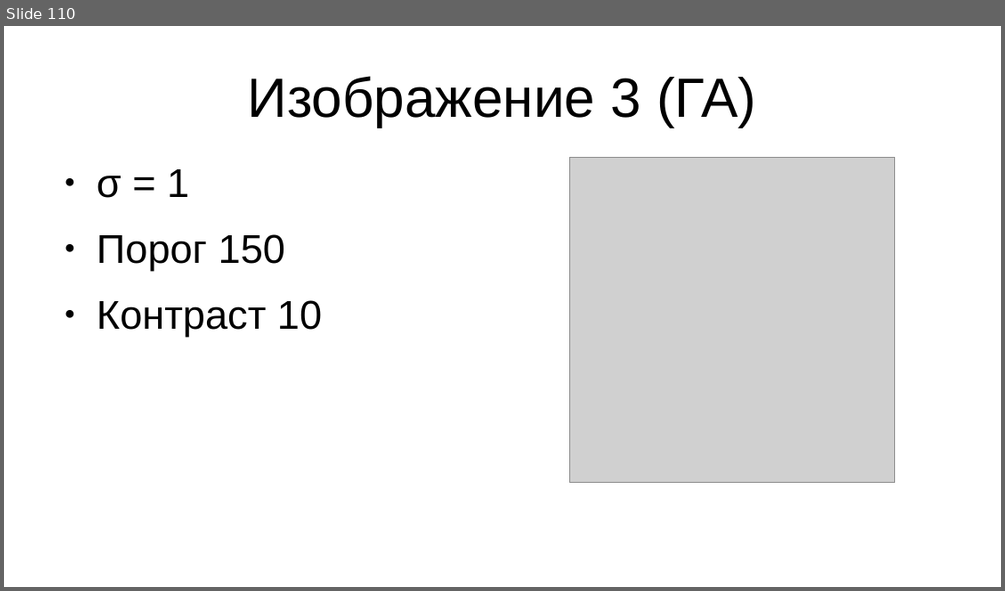
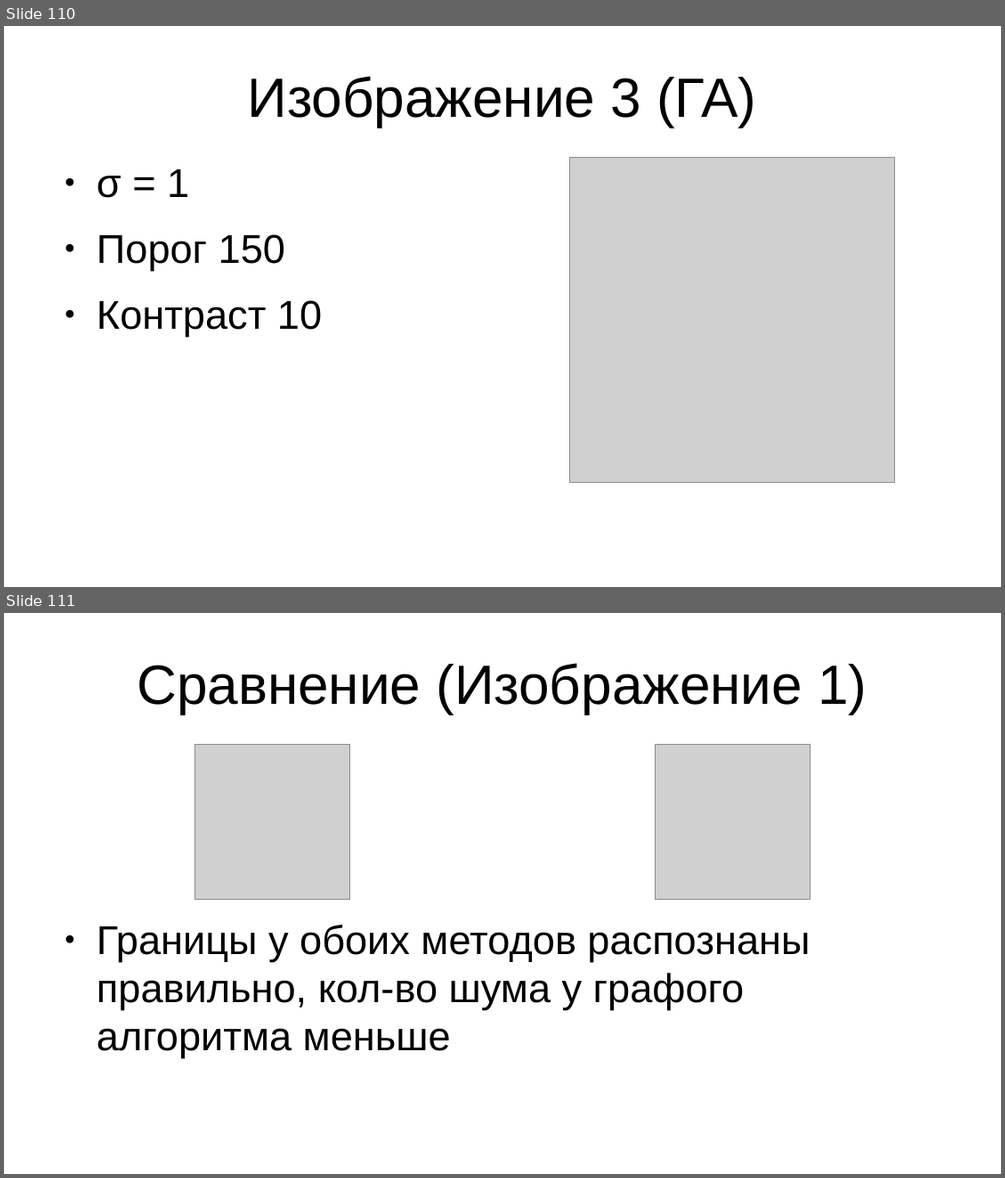
Before and after one commit to AlexeyVorobyev/media-moment-iz-second, a slide deck: report/pres.odp. Shown one above the other, each under a label of ours: slide 110 before the commit, slides 110 and 111 after it. The pictures are 1005x591 and 1005x1178 pixels, drawn with LibreOffice and Linux fonts; fonts in the diff are those of the drawing; grey boxes stand for pictures. Boxes give left, top, right and bottom in pixels: in the first picture for what was removed or moved away, otherwise in the second. Text is boxed around its words. In the diff, an @@ line names an element or a change of style, - is before the commit and + after.

Commit message:
Закончил презентацию, нужно добавить описание графового алгоритма

```diff
--- a/report/pres.odp
+++ b/report/pres.odp
@@ slide 111 added at [4, 613, 1001, 1174], background #FFFFFF @@
@@ title added at [137, 663, 866, 714], 44 pt, text #000000 @@
+Сравнение (Изображение 1)
@@ picture added at [194, 744, 349, 899] @@
@@ picture added at [655, 744, 810, 899] @@
@@ text added at [97, 925, 809, 1058], 32 pt, text #000000 @@
+● Границы у обоих методов распознаны правильно, кол-во шума у графого алгоритма меньше
```
Also in this commit, not shown: 4 other slides added, 2 slides removed.
